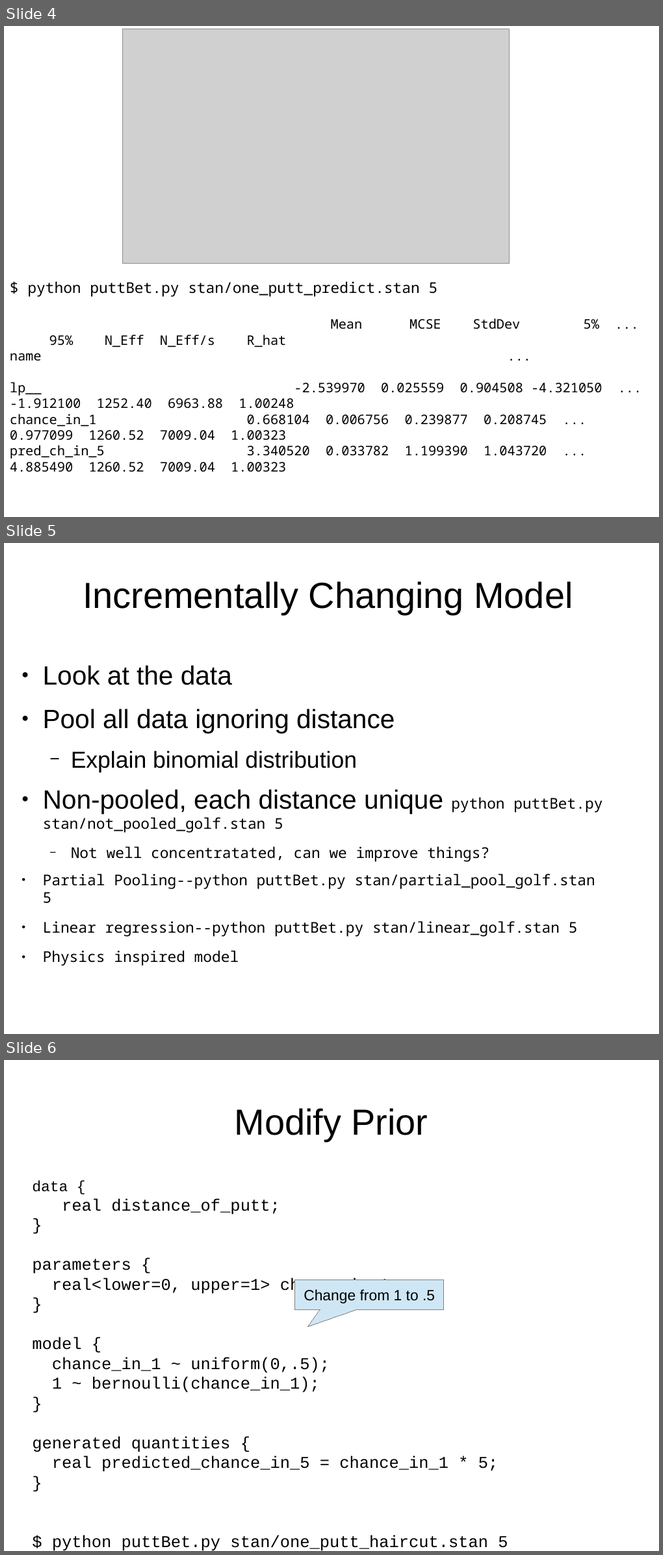
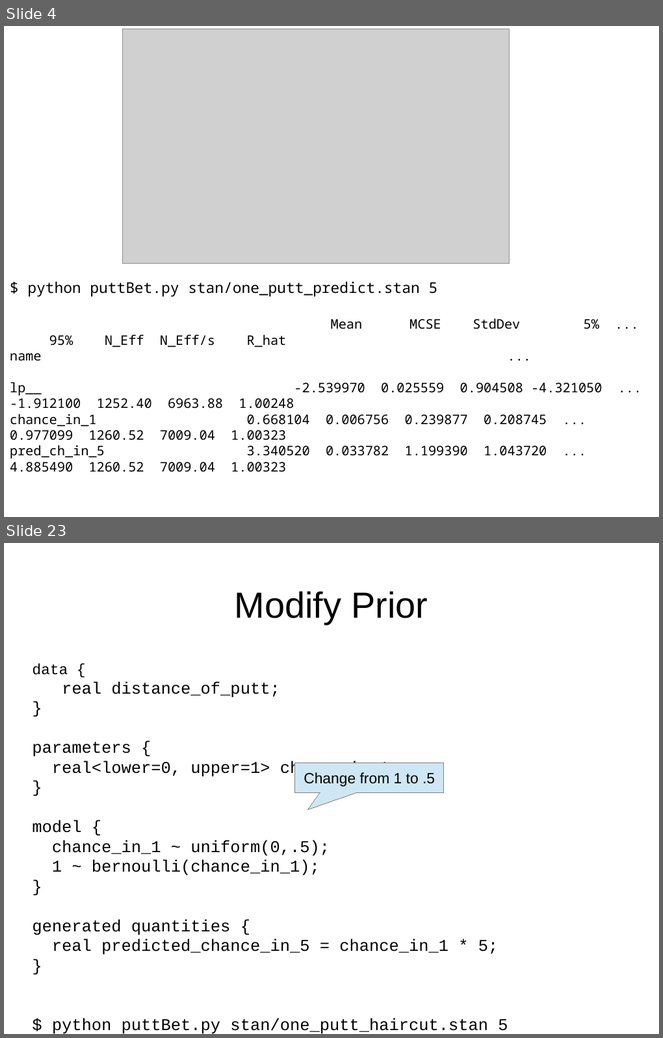
Before and after one commit to breckbaldwin/StanIsThePlanDist, a slide deck: slides/StanIsThePlanPyData2.odp. Shown one above the other, each under a label of ours: slides 4, 5 and 6 before the commit, slides 4 and 23 after it; the slides between them are not shown. The pictures are 663x1555 and 663x1038 pixels, drawn with LibreOffice and Linux fonts; fonts in the diff are those of the drawing; grey boxes stand for pictures. Boxes give left, top, right and bottom in pixels: in the first picture for what was removed or moved away, otherwise in the second. Text is boxed around its words. In the diff, an @@ line names an element or a change of style, - is before the commit and + after.

```diff
--- a/slides/StanIsThePlanPyData2.odp
+++ b/slides/StanIsThePlanPyData2.odp
@@ slide 5 removed at [4,543,659,1034], background #FFFFFF @@
@@ title removed at [83,581,573,615] @@
-Incrementally Changing Model
@@ text removed at [43,665,603,966] @@
-● Look at the data
-● Pool all data ignoring distance
-  − Explain binomial distribution
-● Non-pooled, each distance unique python puttBet.py stan/not_pooled_golf.stan 5
-  − Not well concentratated, can we improve things?
-● Partial Pooling--python puttBet.py stan/partial_pool_golf.stan 5
-● Linear regression--python puttBet.py stan/linear_golf.stan 5
-● Physics inspired model
@@ what was slide 6 is now slide 23 @@
```
Also in this commit, not shown: 18 slides added, 6 other files.
